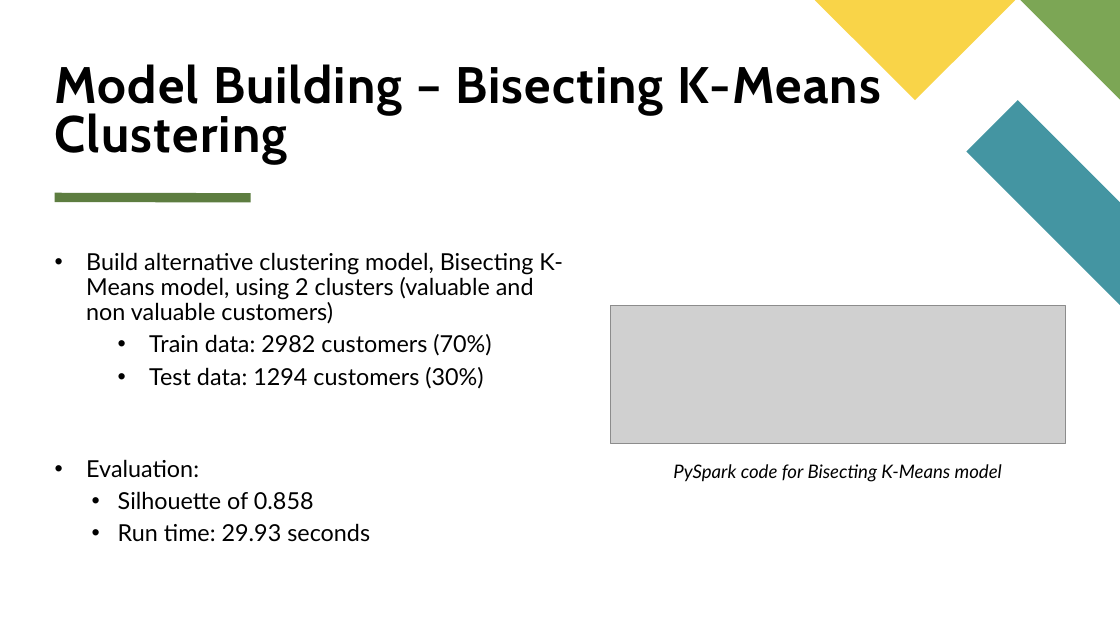
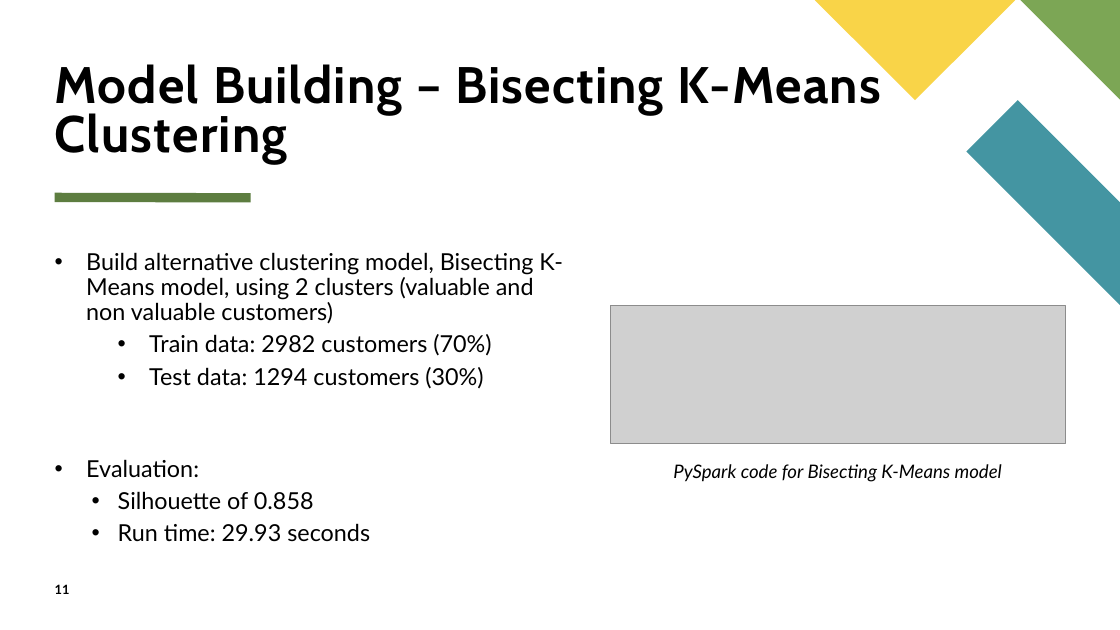
Before and after one commit to kstickmueller/CIS731-finalproject, a slide deck: slide 11 of Determing Customer Valuableness CIS731 Final Project.pptx (slide 10 before the commit). Drawn at 1120x630 pixels with LibreOffice and Linux fonts; fonts in the diff are those of the drawing; grey boxes stand for pictures. Boxes give left, top, right and bottom in pixels: in the first picture for what was removed or moved away, otherwise in the second. Text is boxed around its words. In the diff, an @@ line names an element or a change of style, - is before the commit and + after.

```diff
--- a/Determing Customer Valuableness CIS731 Final Project.pptx
+++ b/Determing Customer Valuableness CIS731 Final Project.pptx
@@ page number added at bbox=[55, 584, 70, 594], 11 pt, text #000000, bold @@
+11
```
Also in this commit, not shown: 14 other slides changed, 2 slides added, 1 other file.
